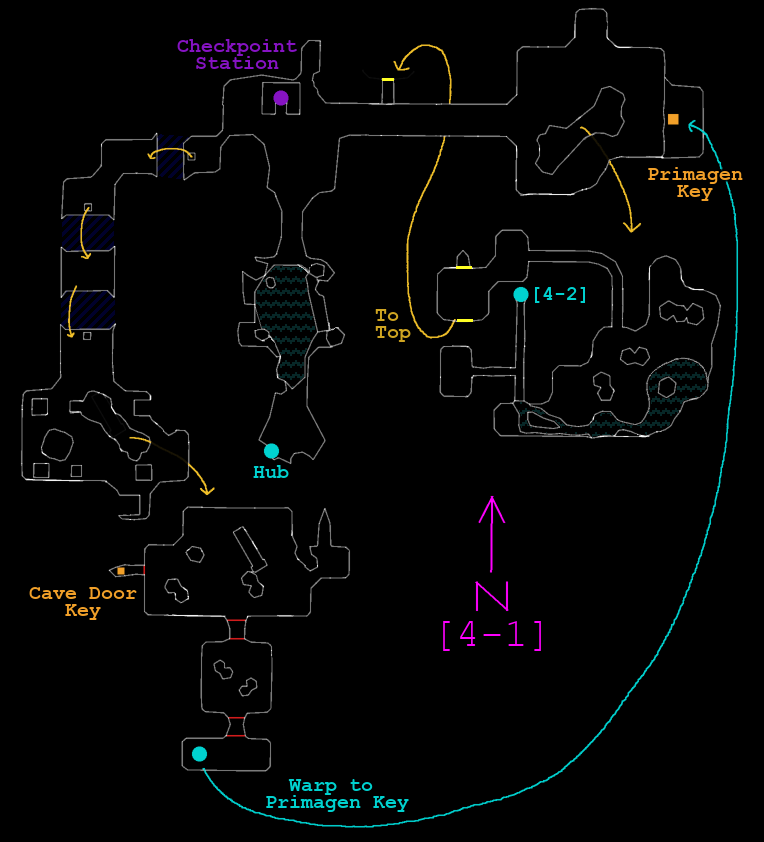
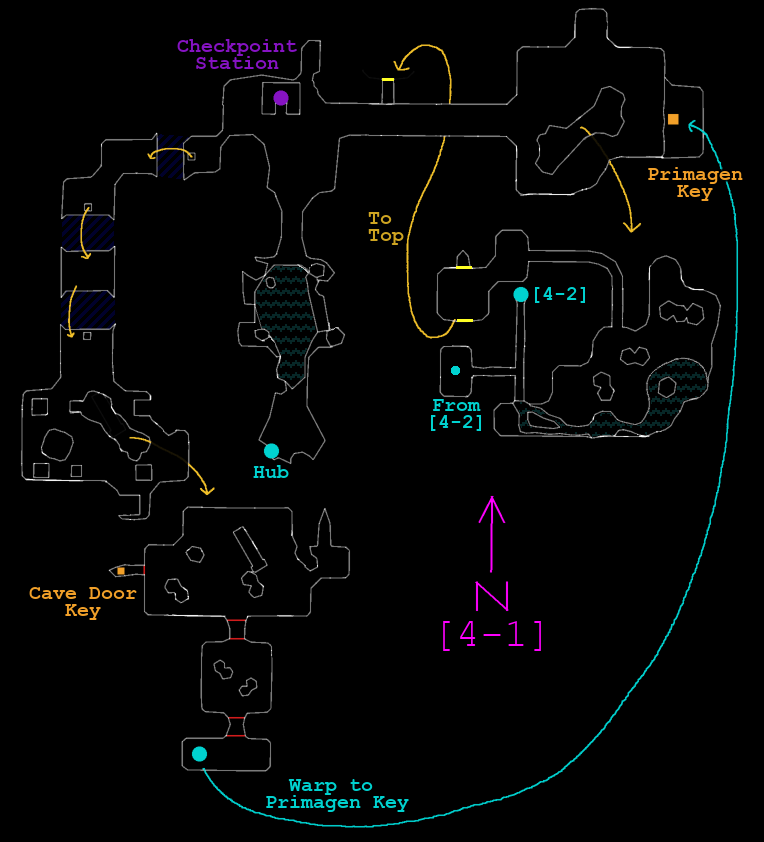
The second w=764, h=842 image is a revision of the first. Changes to its layers:
added layer "From ..." above "To ..." over [430, 399, 482, 431]
painted on "To ..." over [368, 212, 411, 342]
painted on "Main" over [451, 366, 460, 375]